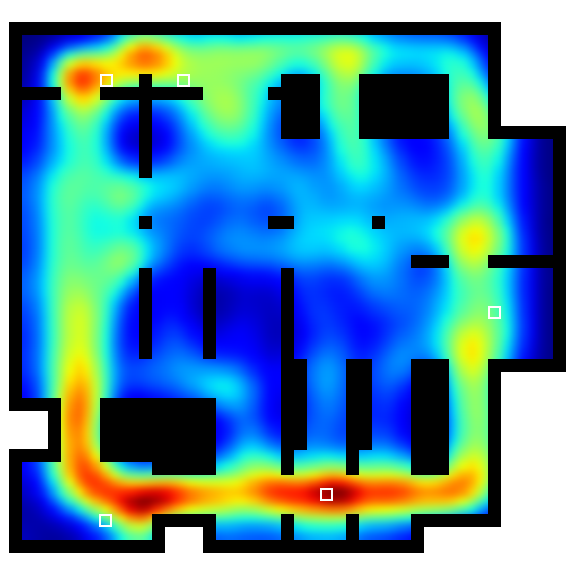
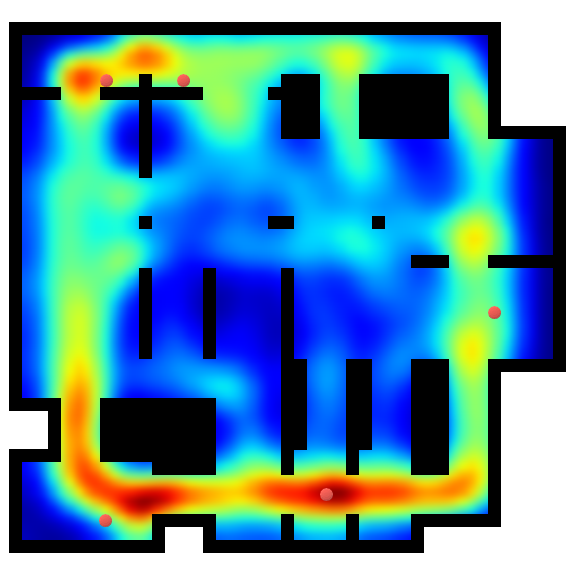
Comparing the layer stacks of the two 575 x 575 images. Changes:
painted on "intense_safe.png" over [99, 74, 501, 527]
